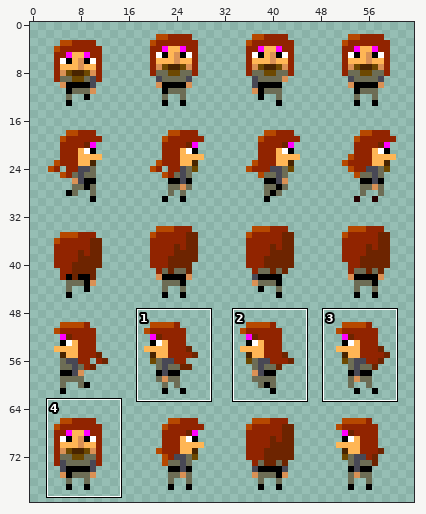
Two versions of one pixel-art file, assets/wearable_sprite_layout.aseprite. Above: a wide view before the commit, with the close-up outlined.
Close-up. The starting point:
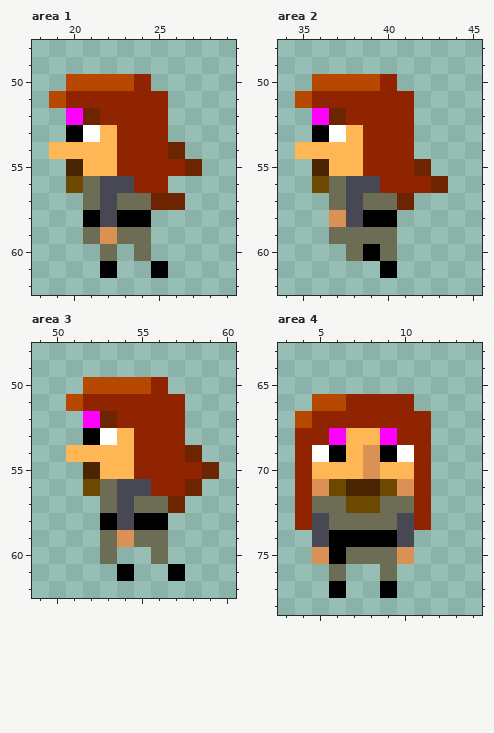
64x80 pixels, 1 frame. Shown: area 1: x 18..29, y 48..62; area 2: x 34..45, y 48..62; area 3: x 49..60, y 48..62; area 4: x 3..14, y 63..78. The commit also changed other parts of the picture, which this record leaves out.
New version:
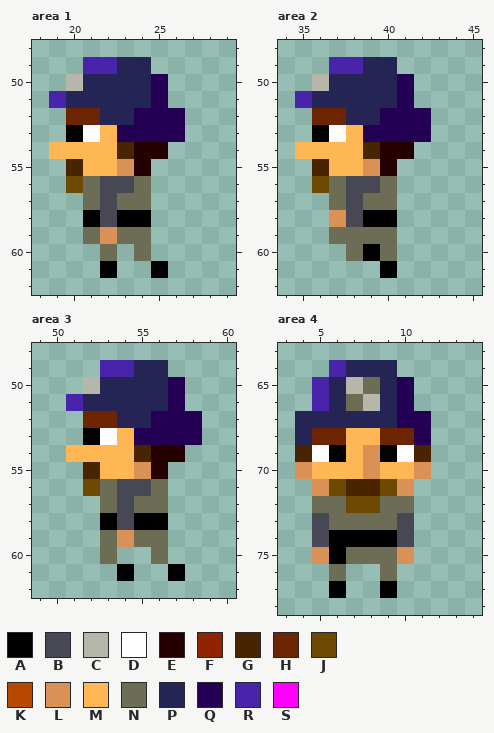
Palette (. is transparent): A #000000  B #484855  C #b6b6aa  D #ffffff  E #240000  F #912400  G #482400  H #6d2400  J #6d4800  K #b64800  L #da9155  M #ffb655  N #6d6d55  P #242455  Q #240055  R #4824aa  S #ff00ff
Diff:
Changed rows in their new state; - is an unchanged pixel.
Area 1, layer "Layer 4":
first column x 19:
49 --RRPP---
50 -CPPPPQ--
51 RPPPPPQ--
52 -H-PPQQQ-
53 ----QQQQ-
54 ----GEE.-
55 ----LE...
56 -----N.--
57 ------..-
Area 2, layer "Layer 4":
first column x 35:
49 --RRPP---
50 -CPPPPQ--
51 RPPPPPQ--
52 -H-PPQQQ-
53 ----QQQQ-
54 ----GEE--
55 ----LE..-
56 -----N...
57 ------.--
Area 3, layer "Layer 4":
first column x 51:
49 --RRPP---
50 -CPPPPQ--
51 RPPPPPQ--
52 -H-PPQQQ-
53 ----QQQQ-
54 ----GEE.-
55 ----LE...
56 -----N..-
57 ------.--
Area 4, layer "Layer 4":
first column x 4:
64 --RPPP--
65 -RPCNPQ-
66 -RPNCPQ-
67 PPPPPPQQ
68 PHH--HHQ
69 G------G
70 L------L
71 .------.
72 .------.
73 .------.
Boxes around the changes in both close-ups, in picture pixels (x1, y1, x2, y2):
changed: (49, 57, 202, 210)
changed: (295, 57, 448, 210)
changed: (66, 360, 219, 513)
changed: (295, 360, 431, 530)
